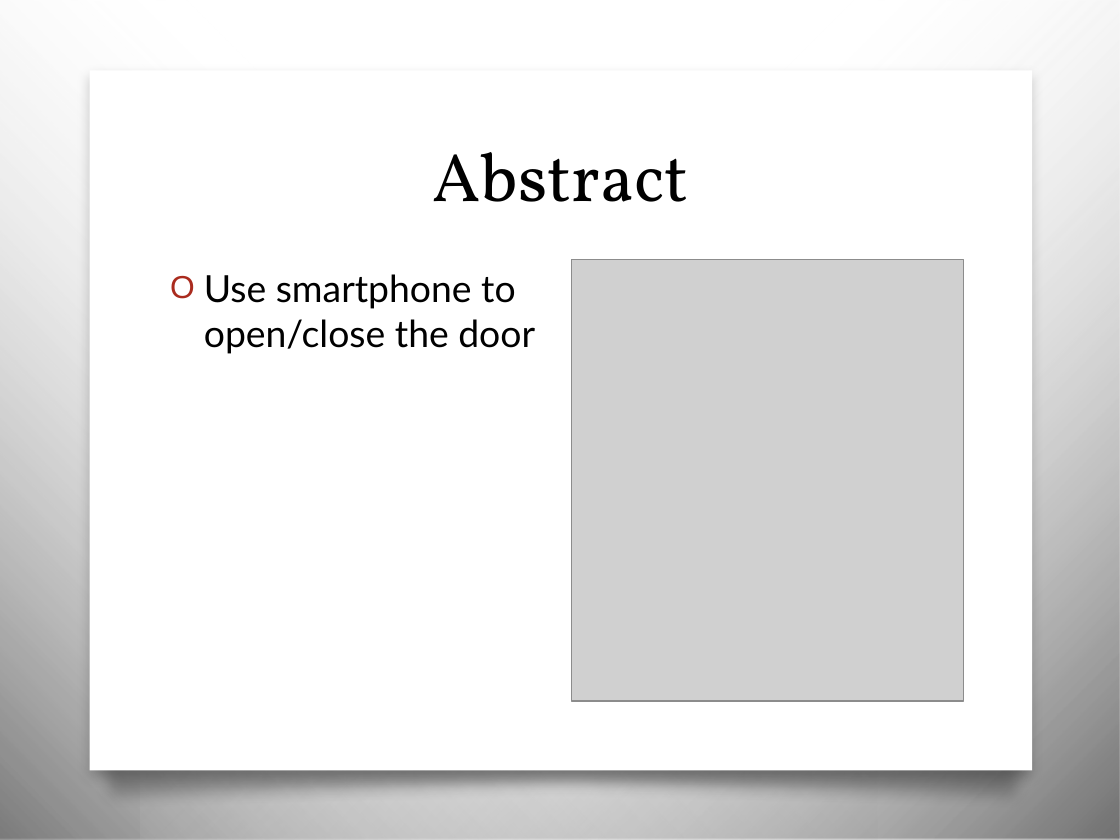
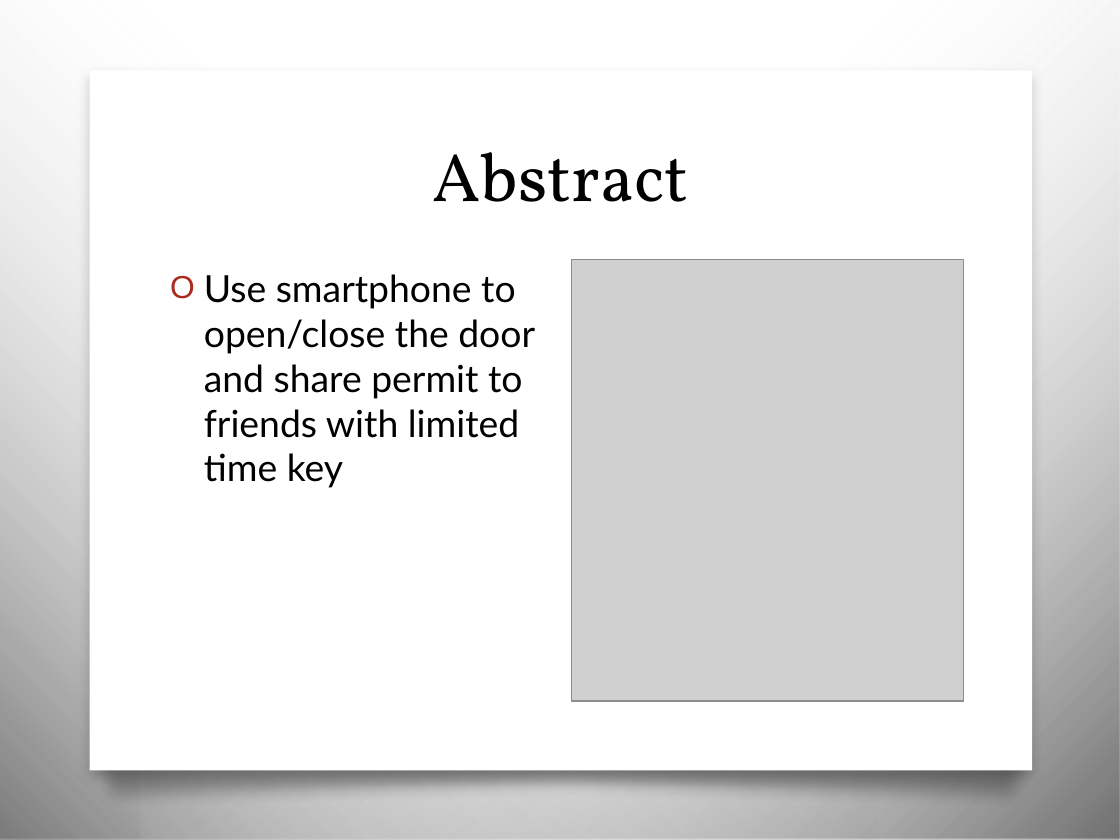
Before and after one commit to foretell412/term2012, a slide deck: slide 2 of Presentation1.pptx. Drawn at 1120x840 pixels with LibreOffice and Linux fonts; fonts in the diff are those of the drawing; grey boxes stand for pictures; background and template pictures are left out. Boxes give left, top, right and bottom in pixels: in the first picture for what was removed or moved away, otherwise in the second. Text is boxed around its words. In the diff, an @@ line names an element or a change of style, - is before the commit and + after.

```diff
--- a/Presentation1.pptx
+++ b/Presentation1.pptx
@@ text at [204,274,535,488]: text changed @@
-O Use smartphone to open/close the door
+O Use smartphone to open/close the door and share permit to friends with limited time key
```
Also in this commit, not shown: 3 other slides changed, 1 slide added, 2 other files.
